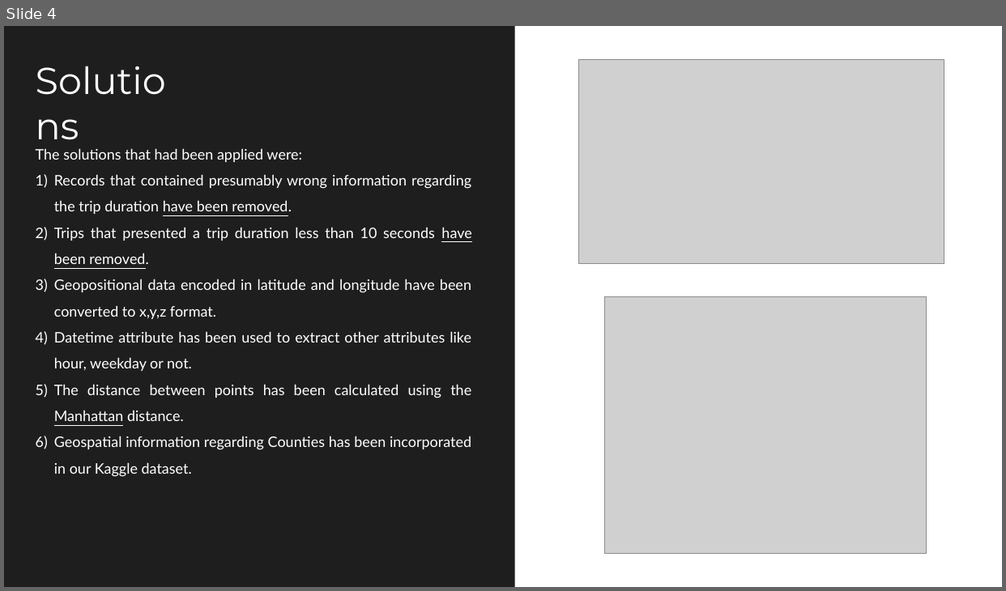
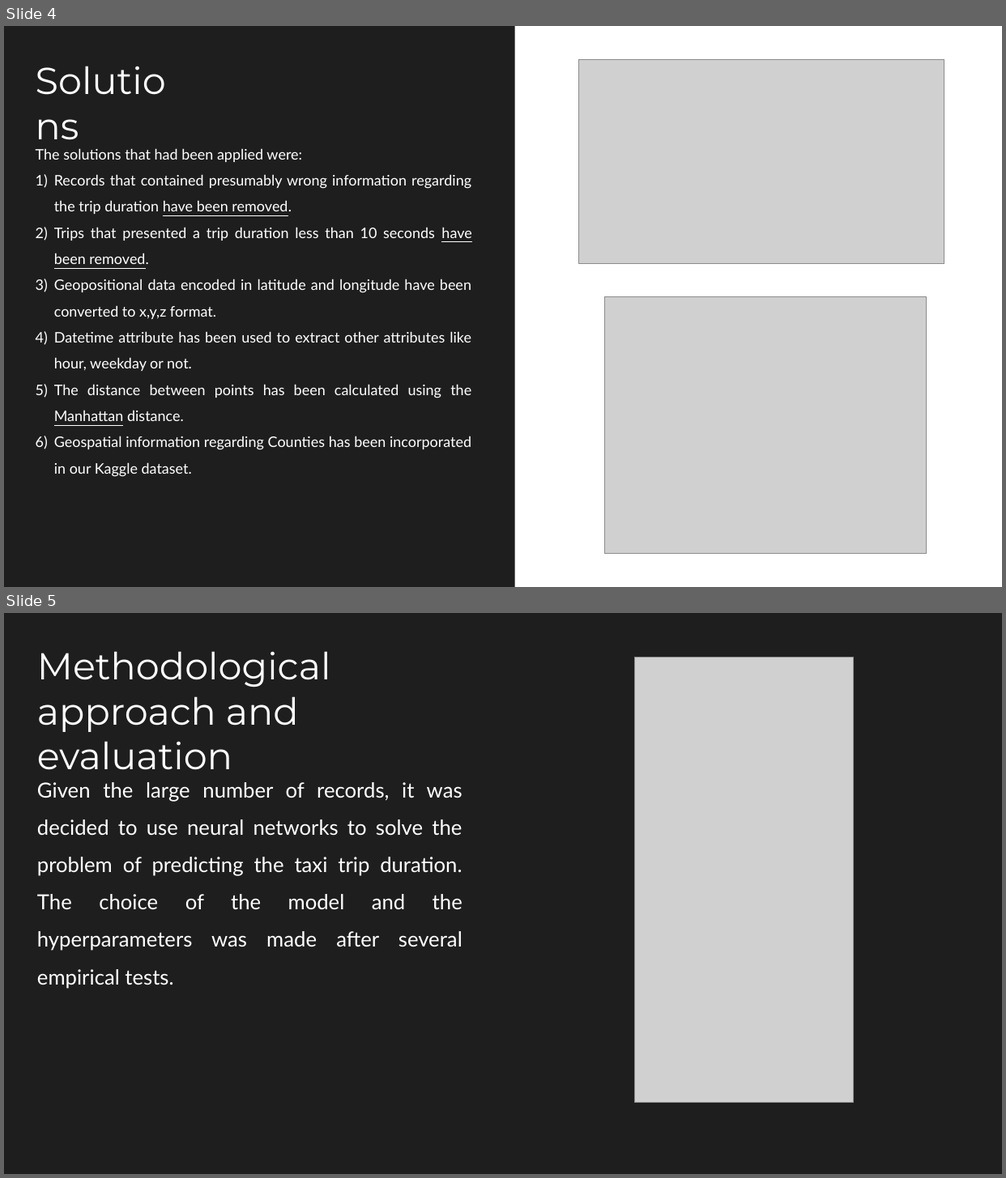
Before and after one commit to Chri1629/aml_project, a slide deck: presentation/presentation.pptx. Shown one above the other, each under a label of ours: slide 4 before the commit, slides 4 and 5 after it. The pictures are 1006x591 and 1006x1178 pixels, drawn with LibreOffice and Linux fonts; fonts in the diff are those of the drawing; grey boxes stand for pictures. Boxes give left, top, right and bottom in pixels: in the first picture for what was removed or moved away, otherwise in the second. Text is boxed around its words. In the diff, an @@ line names an element or a change of style, - is before the commit and + after.

```diff
--- a/presentation/presentation.pptx
+++ b/presentation/presentation.pptx
@@ slide 5 added at (4,613,1002,1174), background #FFFFFF @@
@@ rectangle added at (4,613,1002,1174), fill #1E1E1E @@
@@ text added at (37,651,330,770), 36 pt, text #FFFFFF @@
+Methodological approach and evaluation
@@ picture added at (635,658,854,1103) @@
@@ text added at (37,782,462,989), 20 pt, text #FFFFFF @@
+Given the large number of records, it was decided to use neural networks to solve the problem of predicting the taxi trip duration. The choice of the model and the hyperparameters was made after several empirical tests.
```
Also in this commit, not shown: 1 other slide added, 1 slide removed.
